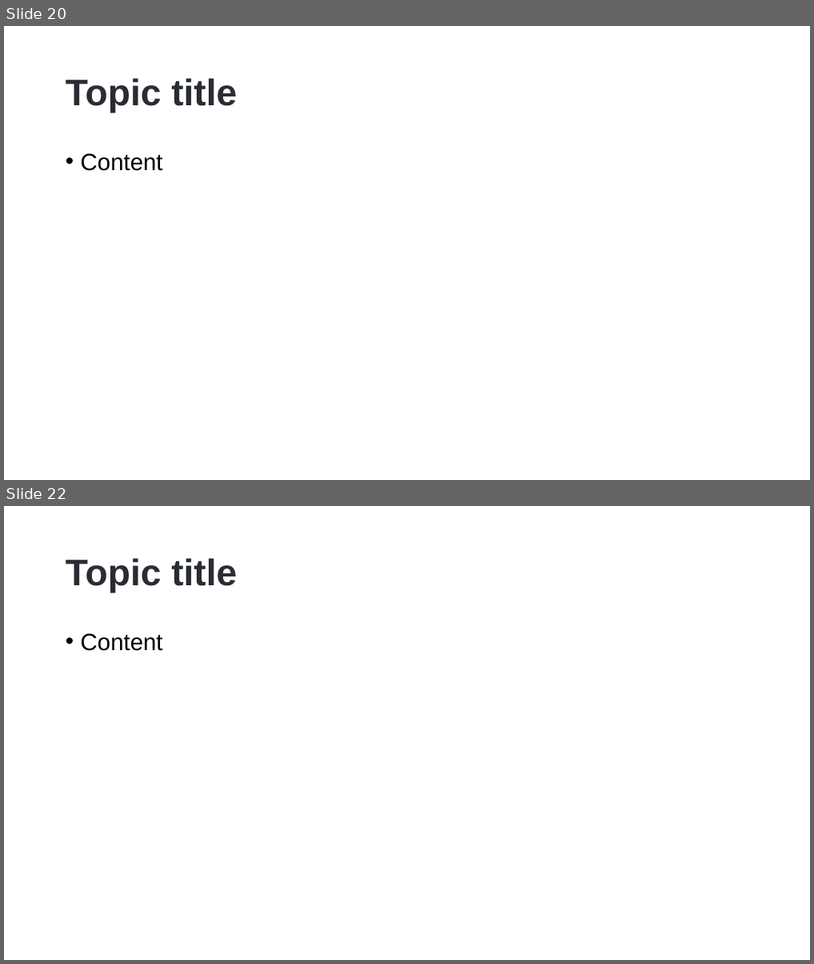
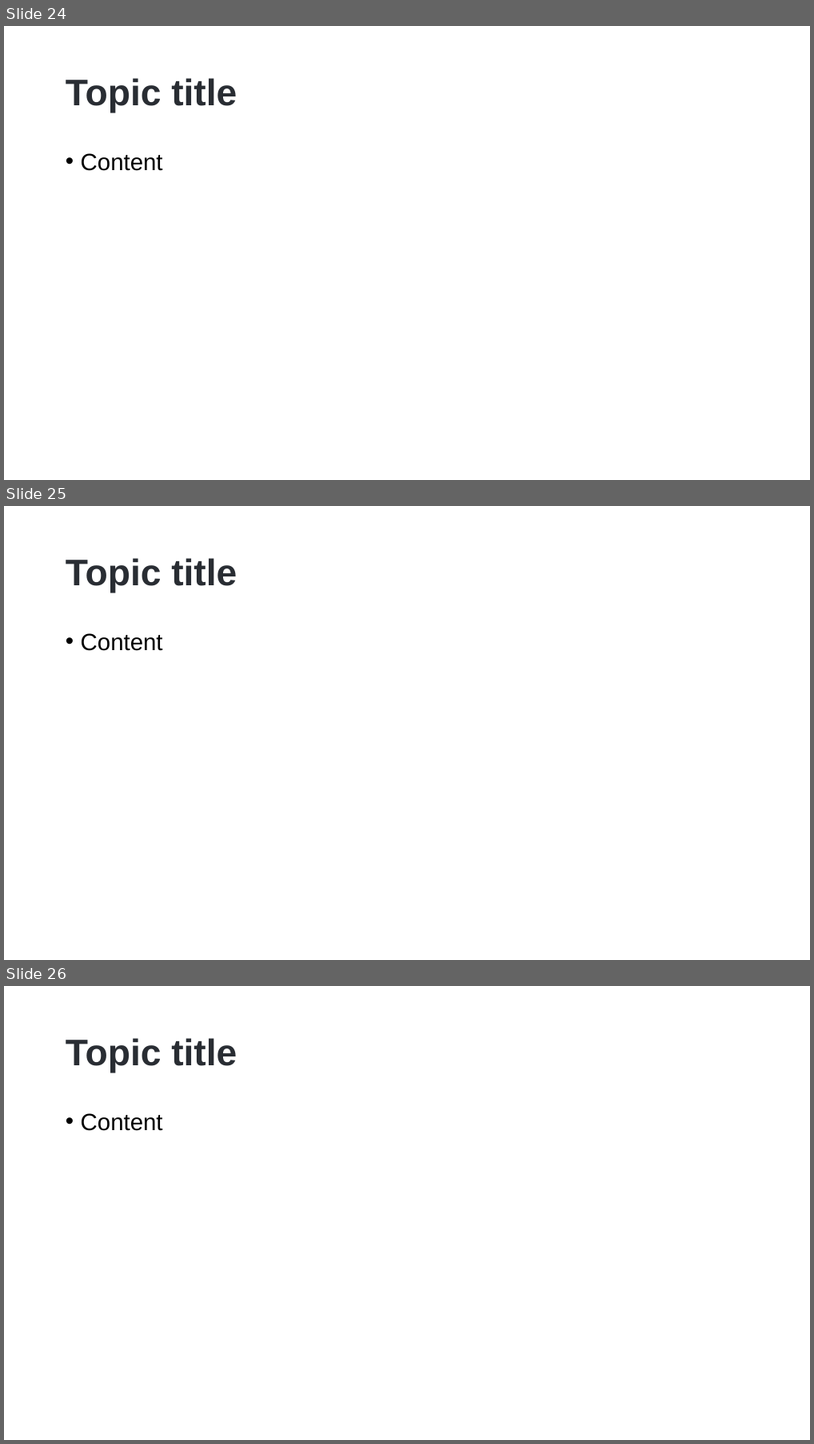
Before and after one commit to hikalkan/presentations, a slide deck: 2022-10-15 Authorization-In-Distributed-Systems/Authorization-In-Distributed-Systems.pptx. Shown one above the other, each under a label of ours: slides 20 and 22 before the commit, slides 24, 25 and 26 after it; the slides between them are not shown. The pictures are 814x964 and 814x1444 pixels, drawn with LibreOffice and Linux fonts; fonts in the diff are those of the drawing; background and template pictures are left out. Boxes give left, top, right and bottom in pixels: in the first picture for what was removed or moved away, otherwise in the second. Text is boxed around its words. In the diff, an @@ line names an element or a change of style, - is before the commit and + after.

```diff
--- a/2022-10-15 Authorization-In-Distributed-Systems/Authorization-In-Distributed-Systems.pptx
+++ b/2022-10-15 Authorization-In-Distributed-Systems/Authorization-In-Distributed-Systems.pptx
@@ slide 25 added at (4, 506, 810, 960), background picture (left out) @@
@@ title added at (66, 558, 237, 593), 44 pt, text #292D33, bold @@
+Topic title
@@ text added at (81, 633, 163, 651), 28 pt, text #000000 @@
+• Content
@@ what was slide 20 is now slide 24 @@
@@ what was slide 22 is now slide 26 @@
```
Also in this commit, not shown: 2 slides changed, 3 other slides added.
